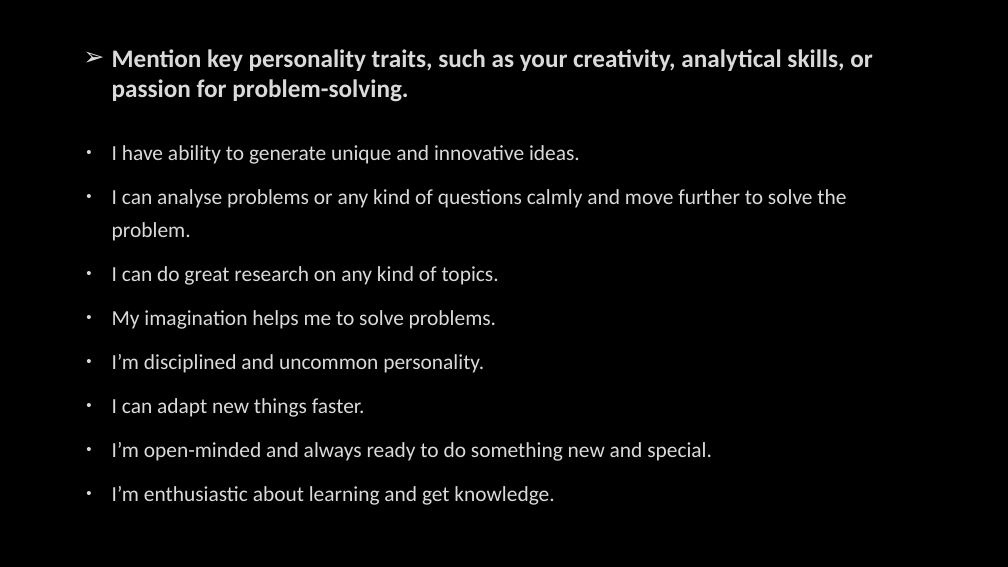
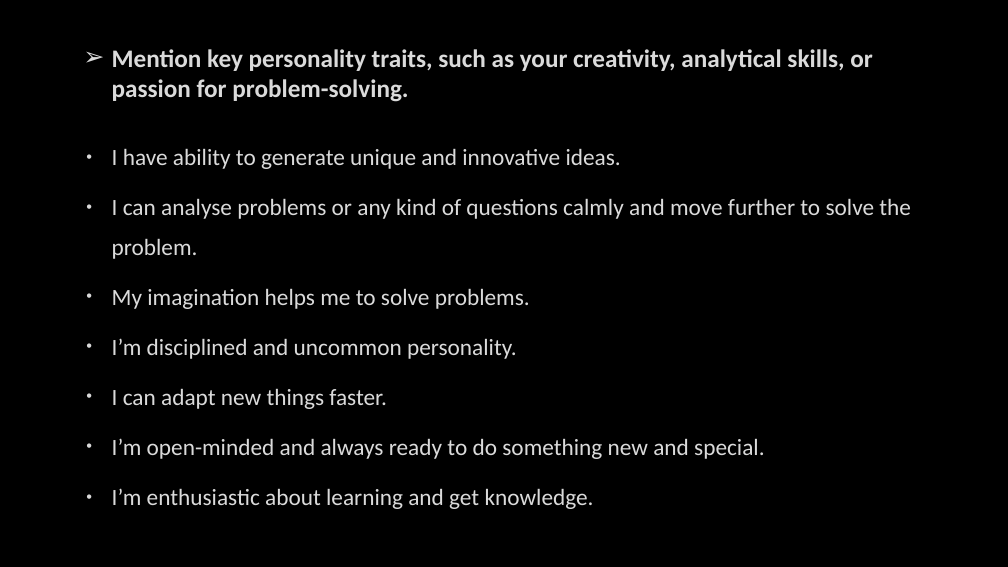
Before and after one commit to SD6103/13Sept_Sahil, a slide deck: slide 3 of Soft Skill/Module - 1.pptx. Drawn at 1008x567 pixels with LibreOffice and Linux fonts; fonts in the diff are those of the drawing; background and template pictures are left out. Boxes give left, top, right and bottom in pixels: in the first picture for what was removed or moved away, otherwise in the second. Text is boxed around its words. In the diff, an @@ line names an element or a change of style, - is before the commit and + after.

```diff
--- a/Soft Skill/Module - 1.pptx
+++ b/Soft Skill/Module - 1.pptx
@@ text "I have ability to generate ..." at box(112, 148, 911, 509): size 20.4 to 22.2 pt; line spacing 1.3 to 1.4 @@
@@ text at box(112, 266, 499, 285): paragraph removed @@
-• I can do great research on any kind of topics.
```
Also in this commit, not shown: 1 other slide changed, 1 other file.
